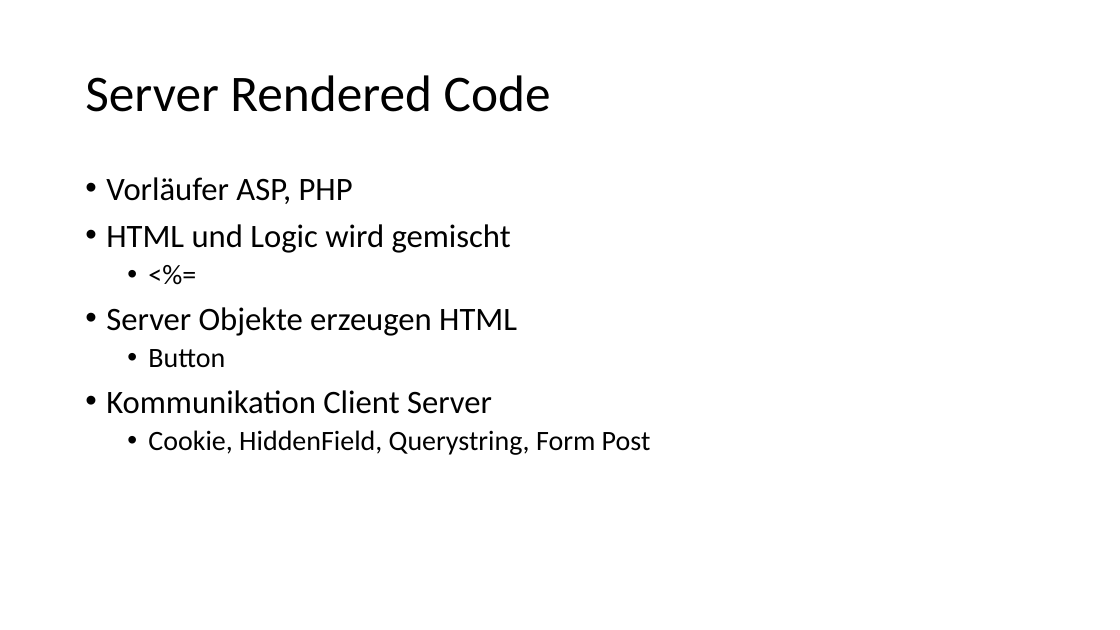
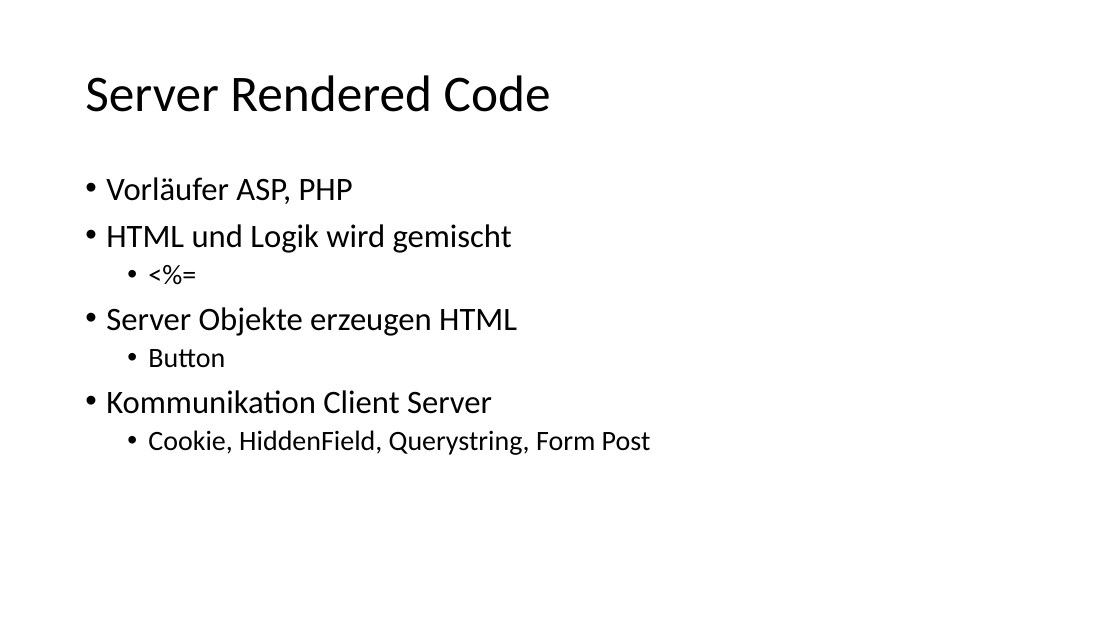
Before and after one commit to ppedvAG/WebformsKurs, a slide deck: slide 10 of 01Einführung.pptx. Drawn at 1120x630 pixels with LibreOffice and Linux fonts; fonts in the diff are those of the drawing. Boxes give left, top, right and bottom in pixels: in the first picture for what was removed or moved away, otherwise in the second. Text is boxed around its words. In the diff, an @@ line names an element or a change of style, - is before the commit and + after.

```diff
--- a/01Einführung.pptx
+++ b/01Einführung.pptx
@@ text at box(106, 224, 512, 253): text changed @@
-• HTML und Logic wird gemischt
+• HTML und Logik wird gemischt
```
Also in this commit, not shown: 1 other slide changed, 11 other files.
